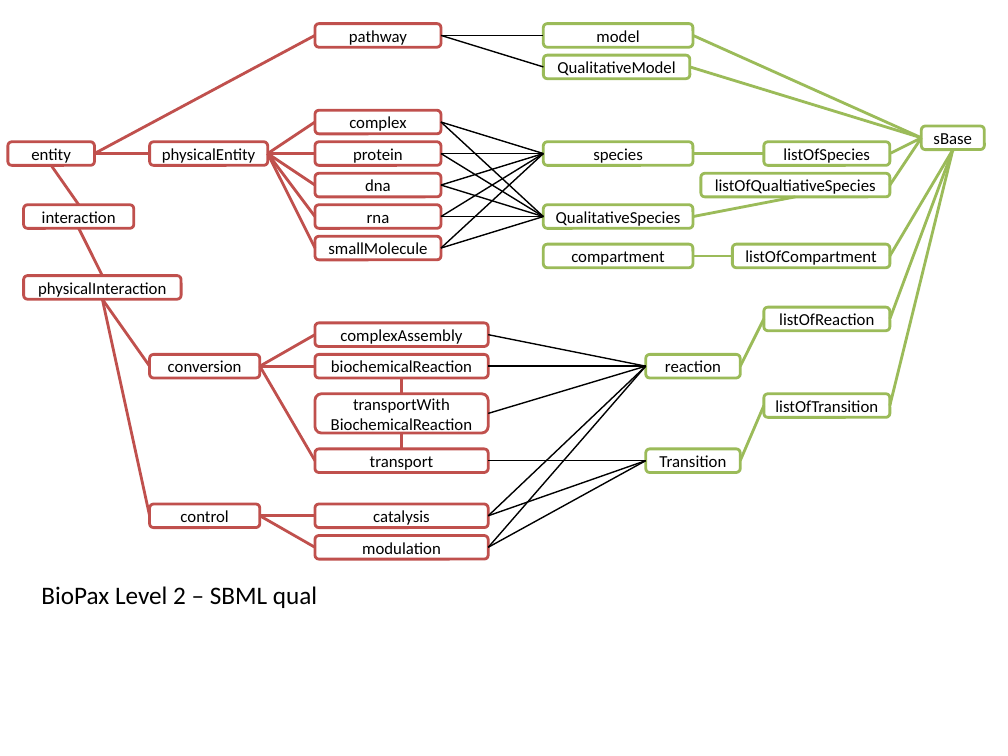
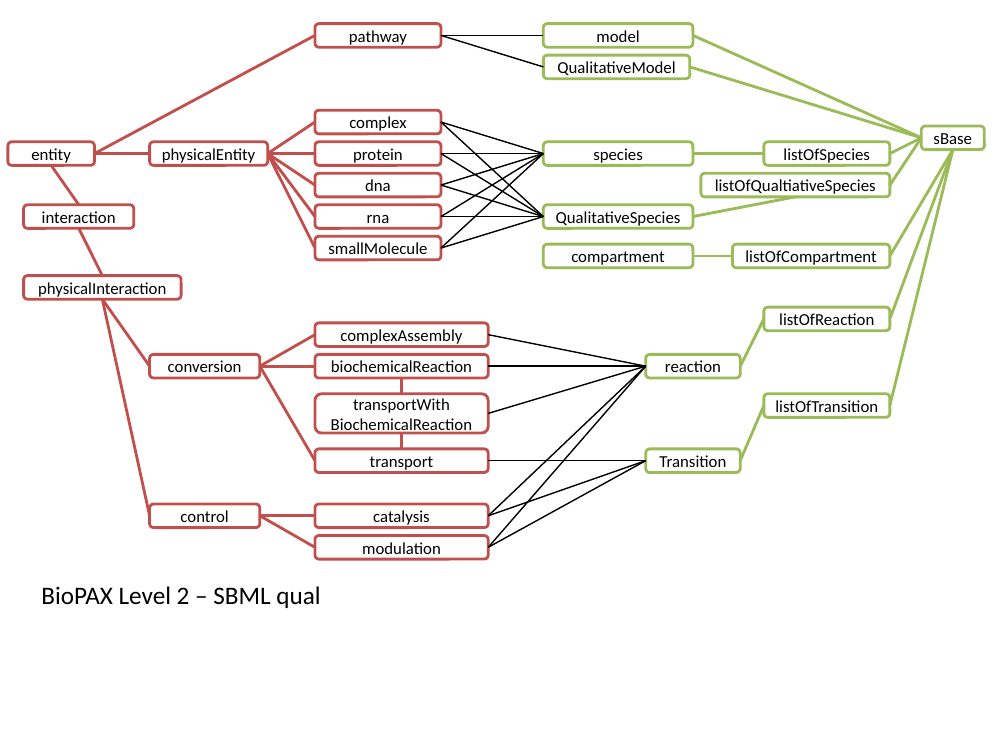
Before and after one commit to draeger-lab/SBVC, a slide deck: slide 1 of doc/ECCB2012_paper/Conversion.pptx. Drawn at 1008x756 pixels with LibreOffice and Linux fonts; fonts in the diff are those of the drawing. Boxes give left, top, right and bottom in pixels: in the first picture for what was removed or moved away, otherwise in the second. Text is boxed around its words. In the diff, an @@ line names an element or a change of style, - is before the commit and + after.

```diff
--- a/doc/ECCB2012_paper/Conversion.pptx
+++ b/doc/ECCB2012_paper/Conversion.pptx
@@ text at [41, 586, 320, 608]: text changed @@
-BioPax Level 2 – SBML qual
+BioPAX Level 2 – SBML qual
```
Also in this commit, not shown: 5 other slides changed, 10 other files.
